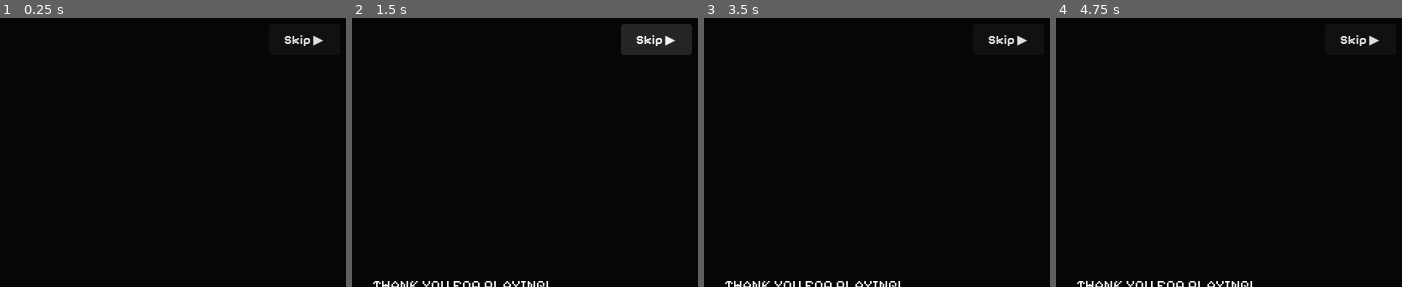
Above: before the commit, frames 1-4 (left to right).
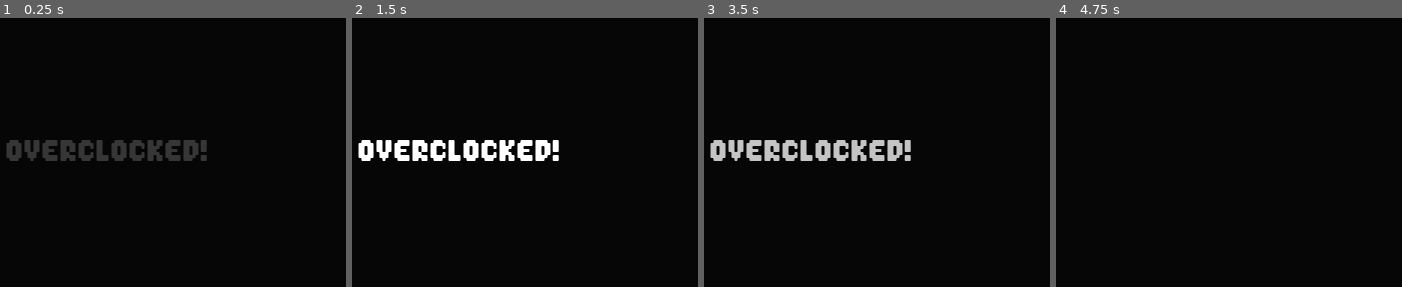
Above: after the commit, the same moments.

Repository: Raikosuu/Full-Tech-Panic_Public
Game: Godot game, scene res://scenes/credits_scene.tscn
Two runs of this game, one before a commit and one after it. Both use one fixed random seed, a clock stepped at 60 frames per second and the inputs below. This scene is started directly instead of the project's main scene.
Inputs (mouse positions are in pixels of both pictures, inside the frame that each line leads up to):
- Up to frame 1 (0.25 s): no input
- Up to frame 2 (1.5 s): click (656, 39) at 0.5 s, where only the run before the commit has a clickable "Skip ▶"; click (656, 39) at 1.25 s, where only the run before the commit has a clickable "Skip ▶"
- Up to frame 3 (3.5 s): tap Enter at 2 s; move the mouse to (915, 139) at 2.02 s; hold D (move_right) 2.03-2.75 s; hold E (interact) 2.03-2.75 s; click (915, 139) at 2.17 s; tap Space at 2.27, 2.75 s; drag from (714, 165) to (787, 206) at 2.77 s
- Up to frame 4 (4.75 s): move the mouse to (1211, 93) at 3.52 s; hold D (move_right) 3.53-4.25 s; tap Z at 3.6 s; drag from (1139, 206) to (outside the picture) at 4.27 s

The runs differ from the first frame. In frame 1, 3.0% of the frame differs, in the area x 2-94%, y 6-54%; in frame 2, 6.2%, in the area x 1-99%, y 2-100%; in frame 3, 4.0%; in frame 4, 0.9%.

Commit message:
imported bgm for credits and optimization

Diff:
--- a/scenes/credits_scene.tscn
+++ b/scenes/credits_scene.tscn
@@ -5,6 +5,112 @@
 [ext_resource type="FontFile" uid="uid://chkdc34o58e2w" path="res://assets/fonts/PixelGamer-Regular.otf" id="2_x5wno"]
 [ext_resource type="FontFile" uid="uid://castux4fucj02" path="res://assets/fonts/Pixelify_Sans/static/PixelifySans-Bold.ttf" id="3_1pu23"]
 
+[sub_resource type="Animation" id="Animation_t4kbm"]
+length = 0.001
+tracks/0/type = "value"
+tracks/0/imported = false
+tracks/0/enabled = true
+tracks/0/path = NodePath("TitleOverlay:modulate")
+tracks/0/interp = 1
+tracks/0/loop_wrap = true
+tracks/0/keys = {
+"times": PackedFloat32Array(0),
+"transitions": PackedFloat32Array(1),
+"update": 0,
+"values": [Color(1, 1, 1, 0)]
+}
+tracks/1/type = "value"
+tracks/1/imported = false
+tracks/1/enabled = true
+tracks/1/path = NodePath("FadeRect:modulate")
+tracks/1/interp = 1
+tracks/1/loop_wrap = true
+tracks/1/keys = {
+"times": PackedFloat32Array(0),
+"transitions": PackedFloat32Array(1),
+"update": 0,
+"values": [Color(1, 1, 1, 0)]
+}
+
+[sub_resource type="Animation" id="Animation_s6411"]
+resource_name = "exit_to_menu"
+length = 2.4
+tracks/0/type = "value"
+tracks/0/imported = false
+tracks/0/enabled = true
+tracks/0/path = NodePath("FadeRect:modulate")
+tracks/0/interp = 1
+tracks/0/loop_wrap = true
+tracks/0/keys = {
+"times": PackedFloat32Array(0, 1.2),
+"transitions": PackedFloat32Array(1, 1),
+"update": 0,
+"values": [Color(1, 1, 1, 0), Color(1, 1, 1, 1)]
+}
+tracks/1/type = "method"
+tracks/1/imported = false
+tracks/1/enabled = true
+tracks/1/path = NodePath(".")
+tracks/1/interp = 1
+tracks/1/loop_wrap = true
+tracks/1/keys = {
+"times": PackedFloat32Array(2.4),
+"transitions": PackedFloat32Array(1),
+"values": [{
+"args": [],
+"method": &"_go_to_menu"
+}]
+}
+
+[sub_resource type="Animation" id="Animation_utjet"]
+resource_name = "intro_title"
+length = 6.4
+tracks/0/type = "value"
+tracks/0/imported = false
+tracks/0/enabled = true
+tracks/0/path = NodePath("FadeRect:modulate")
+tracks/0/interp = 1
+tracks/0/loop_wrap = true
+tracks/0/keys = {
+"times": PackedFloat32Array(0, 1.2, 3.2, 4.4),
+"transitions": PackedFloat32Array(1, 1, 1, 1),
+"update": 0,
+"values": [Color(1, 1, 1, 1), Color(1, 1, 1, 0), Color(1, 1, 1, 0), Color(1, 1, 1, 1)]
+}
+tracks/1/type = "value"
+tracks/1/imported = false
+tracks/1/enabled = true
+tracks/1/path = NodePath("TitleOverlay:modulate")
+tracks/1/interp = 1
+tracks/1/loop_wrap = true
+tracks/1/keys = {
+"times": PackedFloat32Array(0, 1.2, 3.2, 4.4),
+"transitions": PackedFloat32Array(1, 1, 1, 1),
+"update": 0,
+"values": [Color(1, 1, 1, 0), Color(1, 1, 1, 1), Color(1, 1, 1, 1), Color(1, 1, 1, 0)]
+}
+tracks/2/type = "method"
+tracks/2/imported = false
+tracks/2/enabled = true
+tracks/2/path = NodePath(".")
+tracks/2/interp = 1
+tracks/2/loop_wrap = true
+tracks/2/keys = {
+"times": PackedFloat32Array(5.2),
+"transitions": PackedFloat32Array(1),
+"values": [{
+"args": [],
+"method": &"_start_scroll"
+}]
+}
+
+[sub_resource type="AnimationLibrary" id="AnimationLibrary_s6411"]
+_data = {
+&"RESET": SubResource("Animation_t4kbm"),
+&"exit_to_menu": SubResource("Animation_s6411"),
+&"intro_title": SubResource("Animation_utjet")
+}
+
 [node name="CreditsScene" type="Control" unique_id=893276366]
 layout_mode = 3
 anchors_preset = 15
@@ -13,7 +119,6 @@
 grow_horizontal = 2
 grow_vertical = 2
 script = ExtResource("1_ma2dp")
-start_delay = 1.0
 
 [node name="Background" type="ColorRect" parent="." unique_id=427609569]
 layout_mode = 1
@@ -92,4 +197,36 @@
 theme_override_font_sizes/font_size = 13
 text = "Skip ▶"
 
+[node name="TitleOverlay" type="Control" parent="." unique_id=2130527384]
+modulate = Color(1, 1, 1, 0)
+layout_mode = 1
+anchors_preset = 15
+anchor_right = 1.0
+anchor_bottom = 1.0
+grow_horizontal = 2
+grow_vertical = 2
+
+[node name="TitleLabel" type="Label" parent="TitleOverlay" unique_id=1006827232]
+layout_mode = 1
+anchors_preset = 15
+anchor_right = 1.0
+anchor_bottom = 1.0
+grow_horizontal = 2
+grow_vertical = 2
+theme_override_fonts/font = ExtResource("2_x5wno")
+theme_override_font_sizes/font_size = 30
+text = "OVERCLOCKED!"
+horizontal_alignment = 1
+vertical_alignment = 1
+
+[node name="FadeRect" type="Control" parent="." unique_id=1053629385]
+modulate = Color(1, 1, 1, 0)
+layout_mode = 1
+anchors_preset = 15
+anchor_right = 1.0
+anchor_bottom = 1.0
+grow_horizontal = 2
+grow_vertical = 2
+
 [node name="AnimationPlayer" type="AnimationPlayer" parent="." unique_id=175310412]
+libraries/ = SubResource("AnimationLibrary_s6411")
--- a/scripts/credits_scene.gd
+++ b/scripts/credits_scene.gd
@@ -4,25 +4,32 @@
 @onready var scroll_clip  = $ScrollClip
 @onready var credits_text = $ScrollClip/CreditsText
 @onready var skip_button  = $SkipButton
+@onready var fade_rect    = $FadeRect
+const BGM_CREDITS = preload("res://sfx/sergequadrado-cool-hip-hop-loop-275527.mp3")
 
 @export var scroll_speed: float = 35.0
-@export var start_delay:  float = 1.5
 
 var _scroll_tween: Tween
 
 func _ready() -> void:
 	skip_button.pressed.connect(_on_skip_pressed)
+	skip_button.visible = false
 	credits_text.visible = false
 	credits_text.position.y = scroll_clip.size.y
-	_start_scroll()
+	anim_player.play("intro_title")
+	BGMManager.play(BGM_CREDITS)
 
 func _start_scroll() -> void:
 	await get_tree().process_frame
 	await get_tree().process_frame
 	credits_text.position.y = scroll_clip.size.y
 	credits_text.visible = true
-	if start_delay > 0.0:
-		await get_tree().create_timer(start_delay).timeout
+	skip_button.visible = true
+
+	var fade_in := create_tween()
+	fade_in.tween_property(fade_rect, "modulate:a", 0.0, 1.2)
+	await fade_in.finished
+
 	var distance = scroll_clip.size.y + credits_text.size.y
 	var duration = distance / scroll_speed
 	_scroll_tween = create_tween()
@@ -30,7 +37,7 @@
 	_scroll_tween.finished.connect(_on_scroll_done)
 
 func _on_scroll_done() -> void:
-	anim_player.play("show_title")
+	anim_player.play("exit_to_menu")
 
 func _on_skip_pressed() -> void:
 	if _scroll_tween and _scroll_tween.is_valid():
Not shown, added: sfx/sergequadrado-cool-hip-hop-loop-275527.mp3.import
Not shown, added: sfx/sergequadrado-cool-hip-hop-loop-275527.mp3
